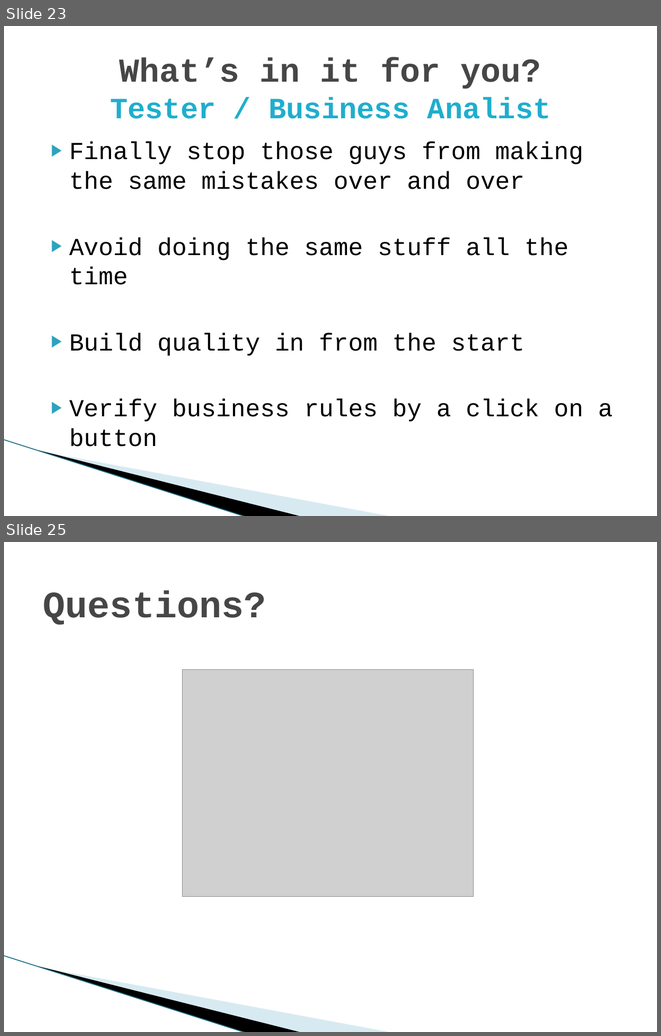
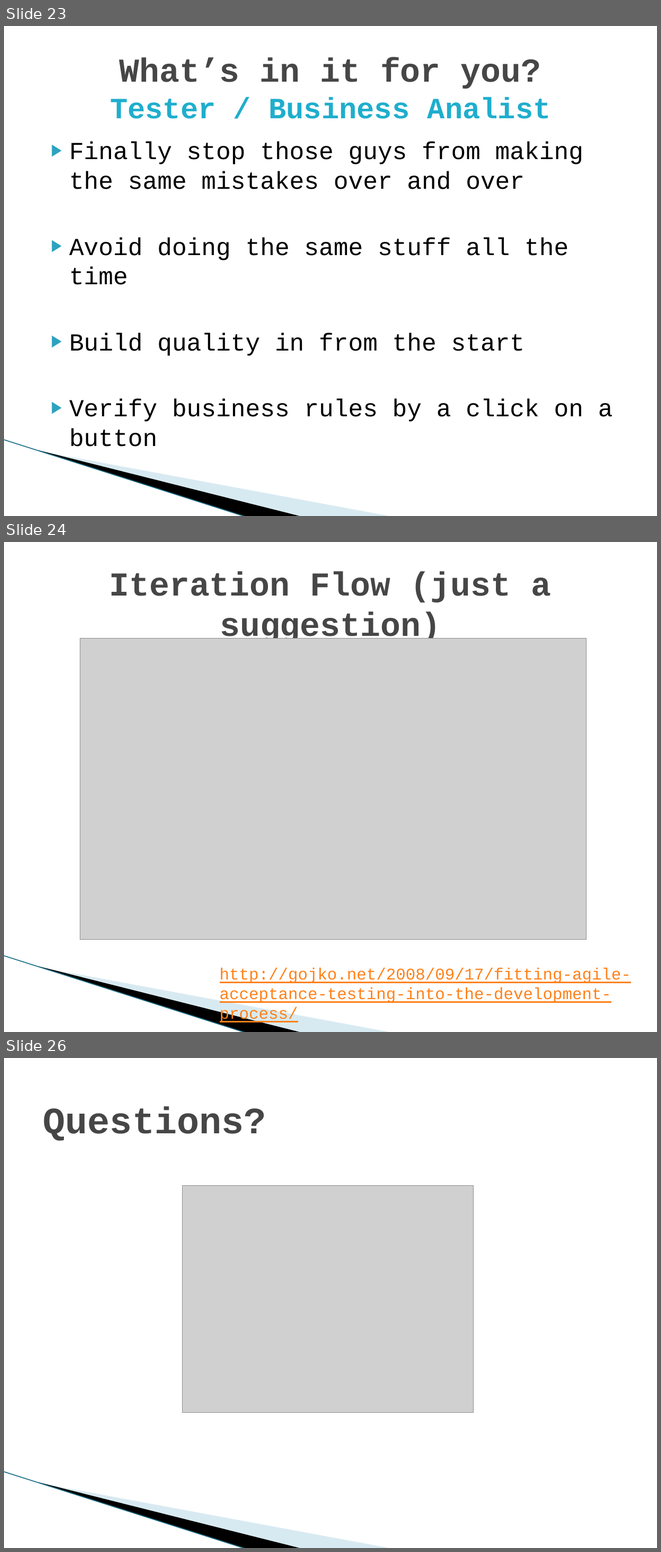
Before and after one commit to michelgrootjans/agileacceptancetesting, a slide deck: Slides/20090514_iLearn_AgileAcceptanceTesting.pptx. Shown one above the other, each under a label of ours: slides 23 and 25 before the commit, slides 23, 24 and 26 after it; the slides between them are not shown. The pictures are 661x1036 and 661x1552 pixels, drawn with LibreOffice and Linux fonts; fonts in the diff are those of the drawing; grey boxes stand for pictures; background and template pictures are left out. Boxes give left, top, right and bottom in pixels: in the first picture for what was removed or moved away, otherwise in the second. Text is boxed around its words. In the diff, an @@ line names an element or a change of style, - is before the commit and + after.

```diff
--- a/Slides/20090514_iLearn_AgileAcceptanceTesting.pptx
+++ b/Slides/20090514_iLearn_AgileAcceptanceTesting.pptx
@@ slide 24 added at [4, 542, 657, 1032], background #FFFFFF; not listed: 3 template elements that a slide beside it also shows @@
@@ title added at [109, 572, 551, 638], 36.9 pt, text #464646, bold @@
+Iteration Flow (just a suggestion)
@@ picture added at [80, 638, 586, 939] @@
@@ text added at [220, 968, 631, 1003], 18 pt, text #FF8119, underline @@
+http://gojko.net/2008/09/17/fitting-agile-acceptance-testing-into-the-development-process/
@@ what was slide 25 is now slide 26 @@
```
Also in this commit, not shown: 2 slides changed.
